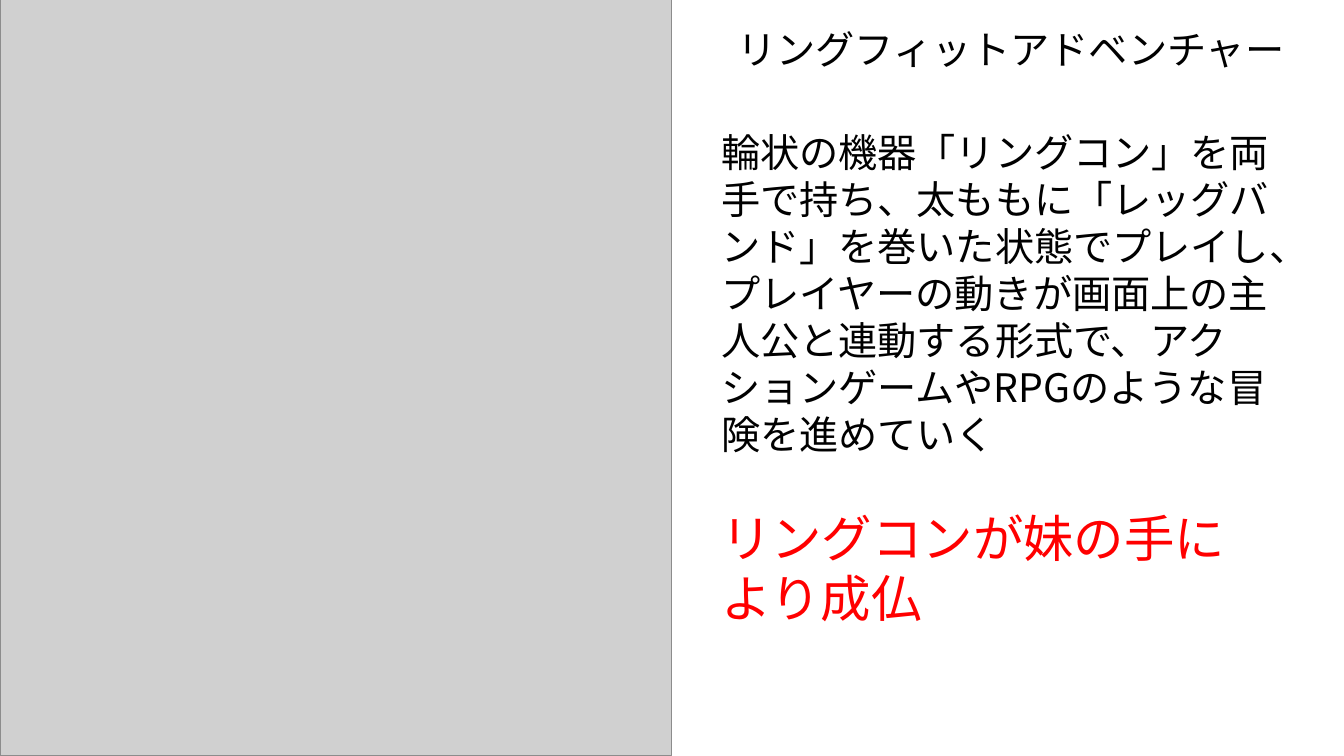
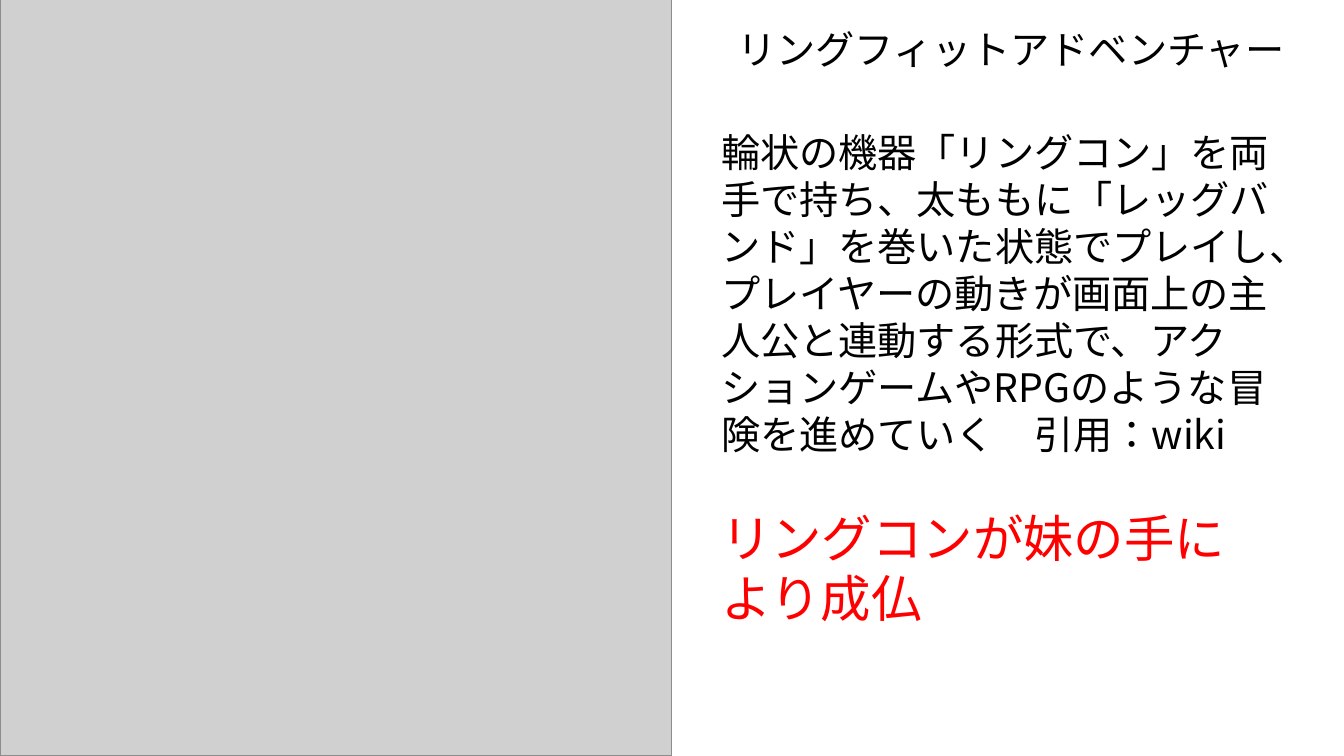
Before and after one commit to nkc20236093/kikaku, a slide deck: slide 5 of kikaku_2_夏休みのイベント/夏休みの体験.pptx. Drawn at 1344x756 pixels with LibreOffice and Linux fonts; fonts in the diff are those of the drawing; grey boxes stand for pictures. Boxes give left, top, right and bottom in pixels: in the first picture for what was removed or moved away, otherwise in the second. Text is boxed around its words. In the diff, an @@ line names an element or a change of style, - is before the commit and + after.

Commit message:
更新_夏休みのイベント

```diff
--- a/kikaku_2_夏休みのイベント/夏休みの体験.pptx
+++ b/kikaku_2_夏休みのイベント/夏休みの体験.pptx
@@ text at <box>721,133,1308,452</box>: text changed @@
-輪状の機器「リングコン」を両手で持ち、太ももに「レッグバンド」を巻いた状態でプレイし、プレイヤーの動きが画面上の主人公と連動する形式で、アクションゲームやRPGのような冒険を進めていく
+輪状の機器「リングコン」を両手で持ち、太ももに「レッグバンド」を巻いた状態でプレイし、プレイヤーの動きが画面上の主人公と連動する形式で、アクションゲームやRPGのような冒険を進めていく 引用：wiki
```
